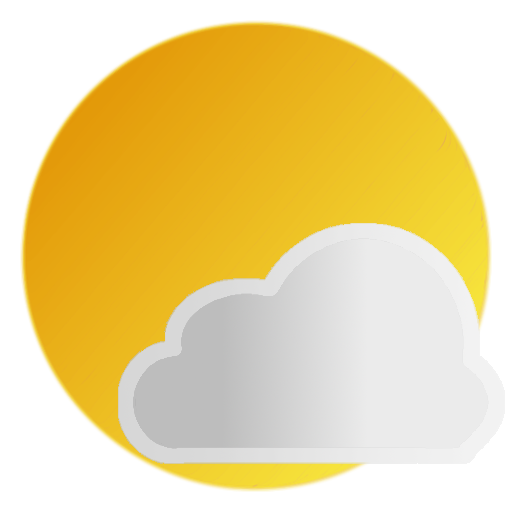
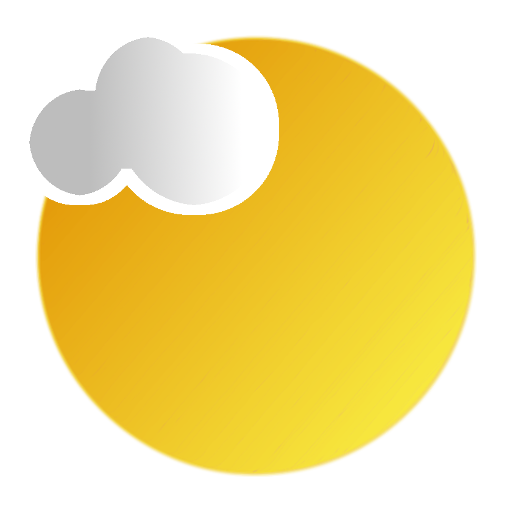
Layered file, before and after one edit (512×512). Changes by layer:
showed "Clipboard", moved it above "Clipboard #2", painted on it over (x1=23, y1=26, x2=279, y2=216)
hid "Clipboard #2" over (x1=118, y1=223, x2=505, y2=464)
painted on "sun.bmp.png" over (x1=20, y1=20, x2=492, y2=492)
